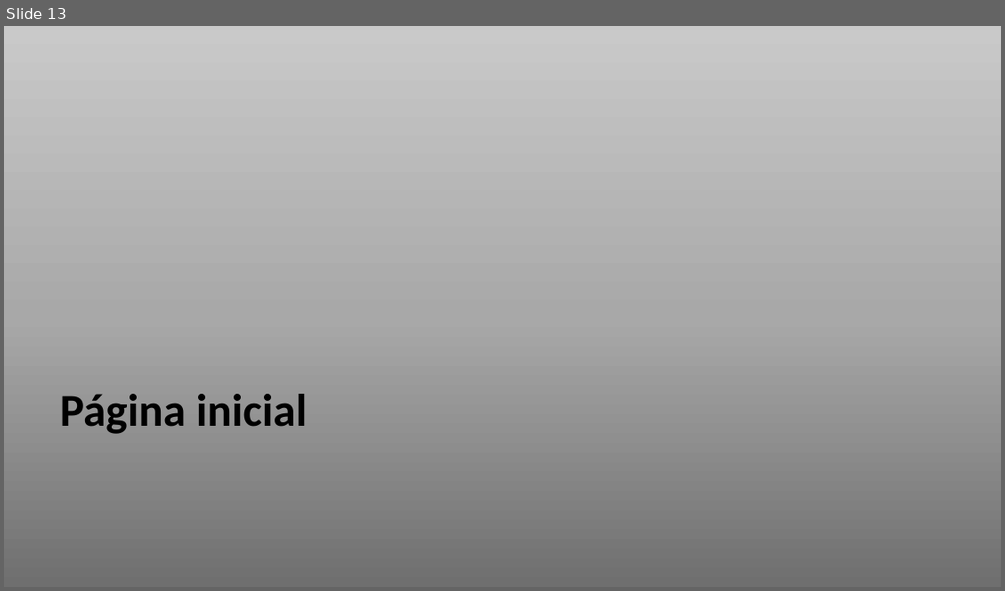
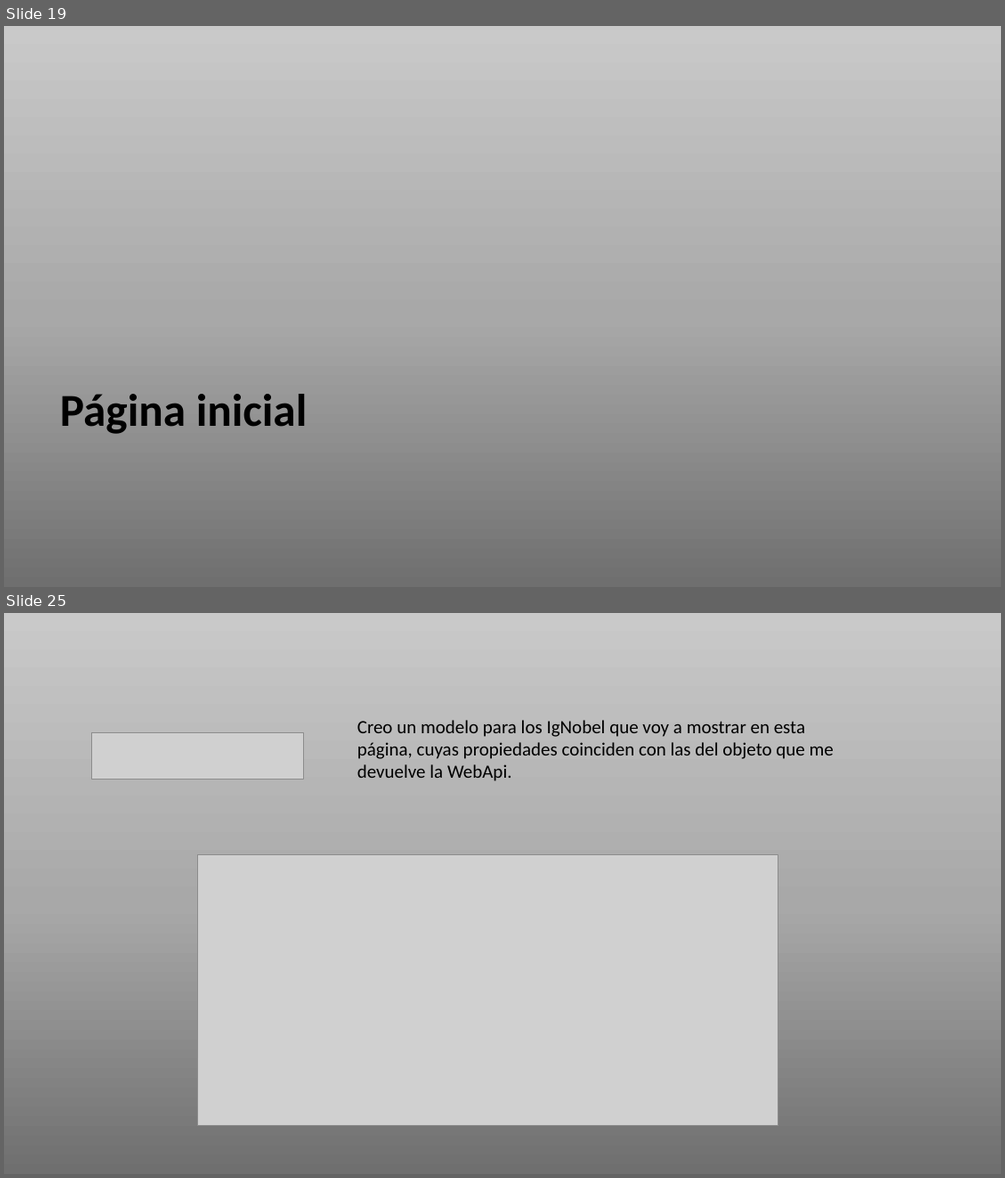
Before and after one commit to azaharafernandezguizan/AfayaBio, a slide deck: Documents/AfayaBioDocumentation.pptx. Shown one above the other, each under a label of ours: slide 13 before the commit, slides 19 and 25 after it; the slides between them are not shown. The pictures are 1005x591 and 1005x1178 pixels, drawn with LibreOffice and Linux fonts; fonts in the diff are those of the drawing; grey boxes stand for pictures. Boxes give left, top, right and bottom in pixels: in the first picture for what was removed or moved away, otherwise in the second. Text is boxed around its words. In the diff, an @@ line names an element or a change of style, - is before the commit and + after.

```diff
--- a/Documents/AfayaBioDocumentation.pptx
+++ b/Documents/AfayaBioDocumentation.pptx
@@ slide 25 added at [4,613,1001,1174], background gradient #6F6F6F to #A8A8A8 to #C9C9C9 @@
@@ picture added at [92,732,304,779] @@
@@ text added at [357,720,833,781], 18 pt, text #000000 @@
+Creo un modelo para los IgNobel que voy a mostrar en esta página, cuyas propiedades coinciden con las del objeto que me devuelve la WebApi.
@@ picture added at [198,854,778,1126] @@
@@ what was slide 13 is now slide 19 @@
```
Also in this commit, not shown: 12 other slides added, 18 other files.
